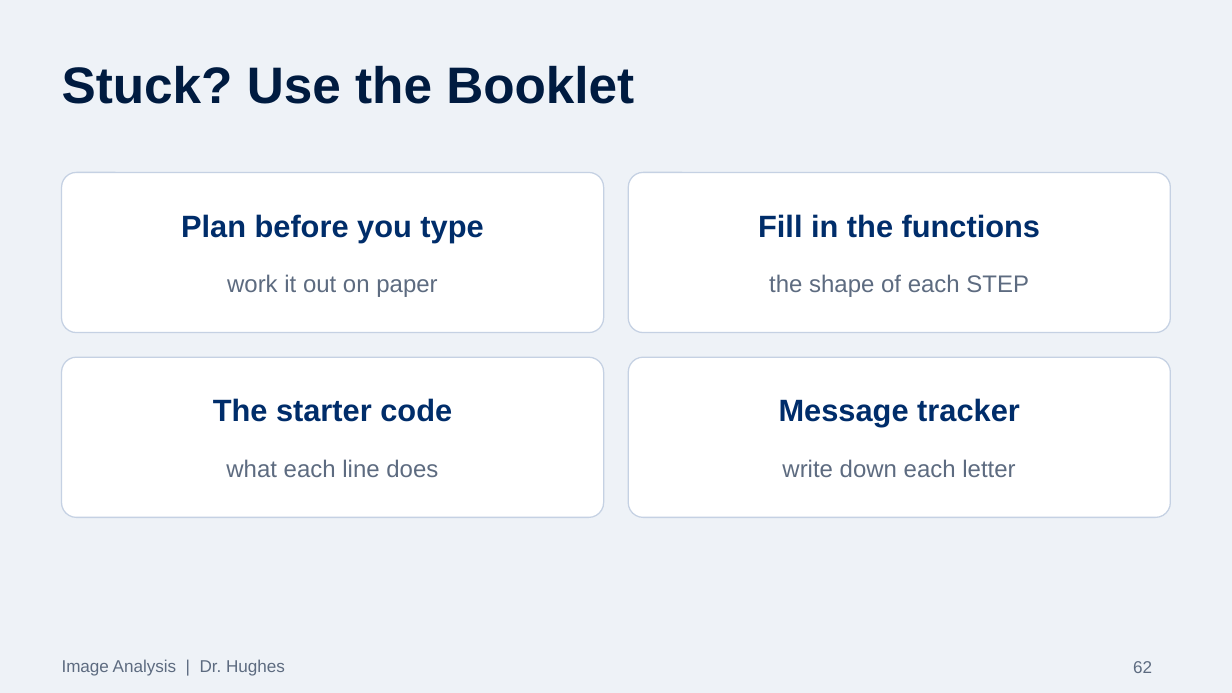
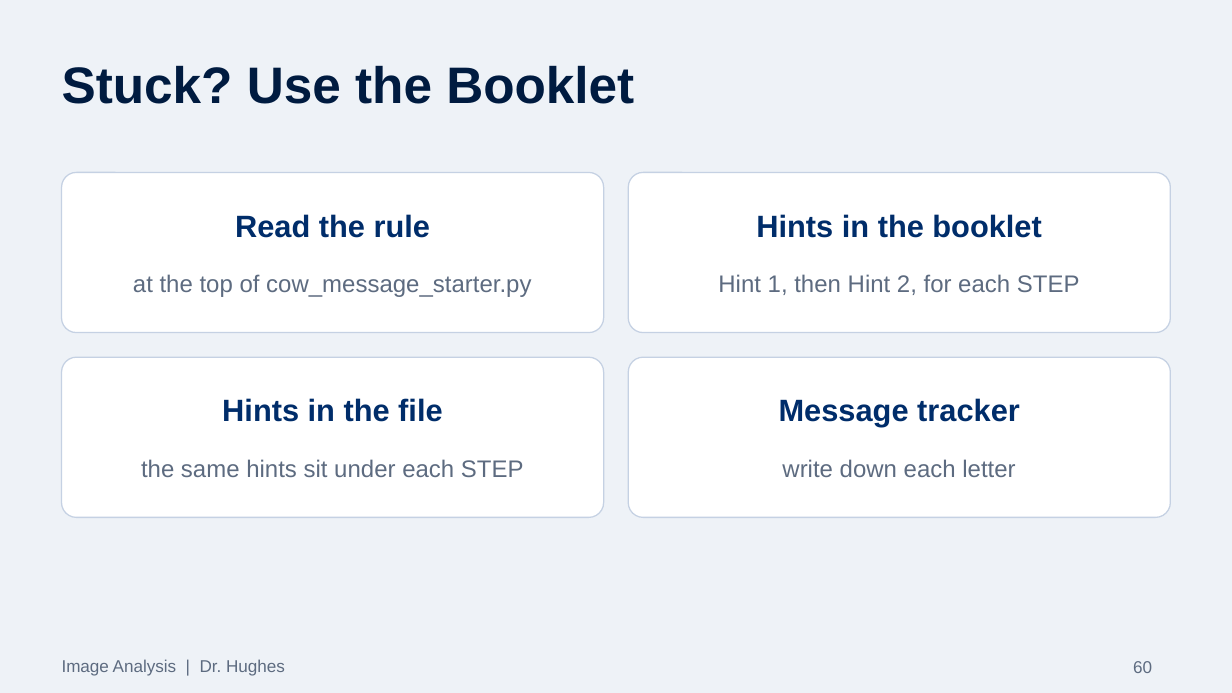
Before and after one commit to Dr-Hughes/Dr-Hughes.github.io, a slide deck: slide 60 of static/teaching/a-level-y12-13-image-analysis-image-analysis-challenge/image-analysis-problem.pptx (slide 62 before the commit). Drawn at 1232x693 pixels with LibreOffice and Linux fonts; fonts in the diff are those of the drawing. Boxes give left, top, right and bottom in pixels: in the first picture for what was removed or moved away, otherwise in the second. Text is boxed around its words. In the diff, an @@ line names an element or a change of style, - is before the commit and + after.

Commit message:
Refresh Cryptography and Image Analysis downloads: solution slides, chunked image analysis deck, cow_message_starter.py, booklets with answers, student zips

```diff
--- a/static/teaching/a-level-y12-13-image-analysis-image-analysis-challenge/image-analysis-problem.pptx
+++ b/static/teaching/a-level-y12-13-image-analysis-image-analysis-challenge/image-analysis-problem.pptx
@@ text at (235, 214, 430, 238): text changed @@
-Plan before you type
+Read the rule
@@ text at (756, 214, 1041, 238): text changed @@
-Fill in the functions
+Hints in the booklet
@@ text at (133, 274, 531, 297): text changed @@
-work it out on paper
+at the top of cow_message_starter.py
@@ text at (718, 274, 1080, 295): text changed @@
-the shape of each STEP
+Hint 1, then Hint 2, for each STEP
@@ text at (222, 398, 442, 422): text changed @@
-The starter code
+Hints in the file
@@ text at (141, 459, 524, 477): text changed @@
-what each line does
+the same hints sit under each STEP
@@ page number at (1133, 661, 1152, 673): text changed @@
-62
+60
```
Also in this commit, not shown: 24 other slides changed, 6 slides added, 8 slides removed, 11 other files.
